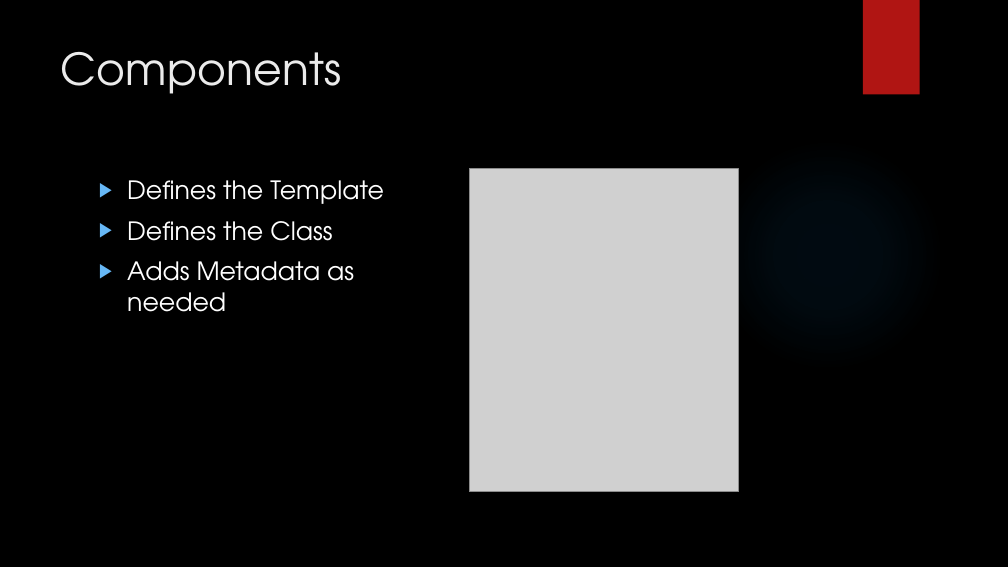
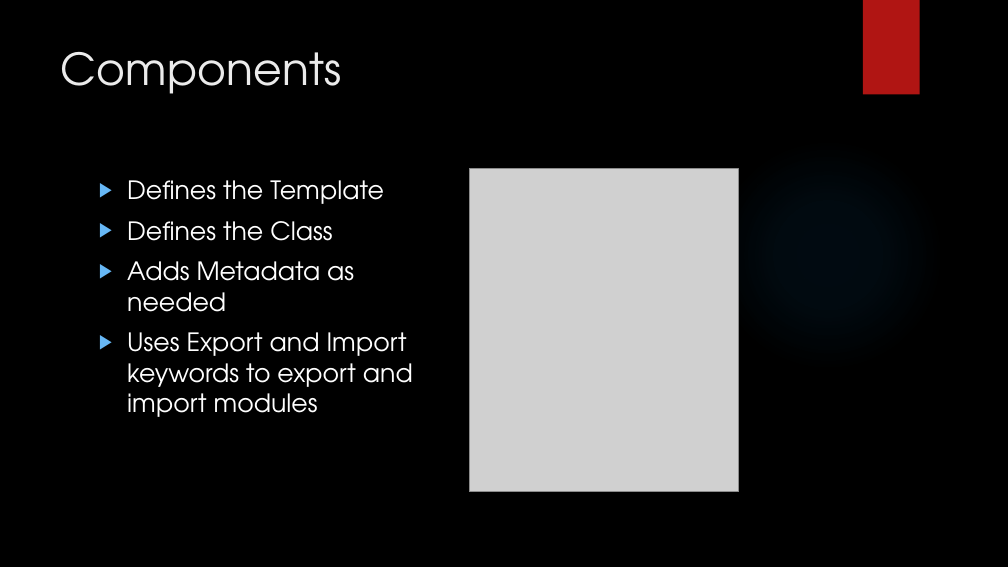
Before and after one commit to LogolsLLC/LogolsFebruary2018, a slide deck: slide 6 of Slides/08_Angular_TrainingPlan.pptx. Drawn at 1008x567 pixels with LibreOffice and Linux fonts; fonts in the diff are those of the drawing; grey boxes stand for pictures; background and template pictures are left out. Boxes give left, top, right and bottom in pixels: in the first picture for what was removed or moved away, otherwise in the second. Text is boxed around its words. In the diff, an @@ line names an element or a change of style, - is before the commit and + after.

```diff
--- a/Slides/08_Angular_TrainingPlan.pptx
+++ b/Slides/08_Angular_TrainingPlan.pptx
@@ text at bbox=[127, 332, 413, 417]: paragraph added @@
+▶ Uses Export and Import keywords to export and import modules
```
Also in this commit, not shown: 3 slides added, 1 slide removed, 11 other files.
